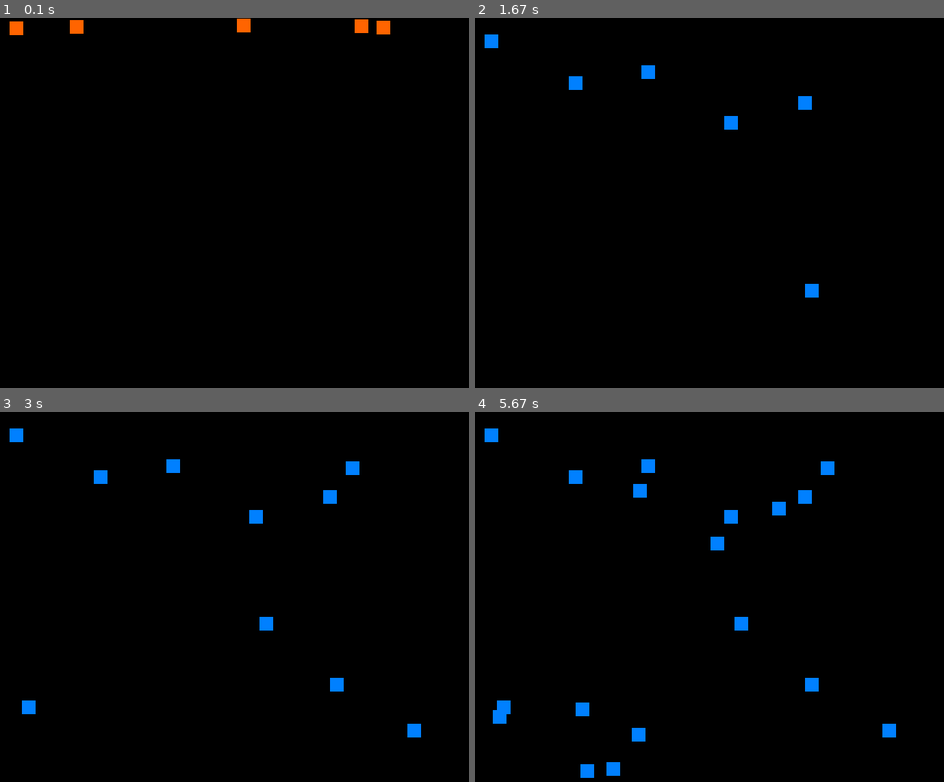
Above: before the commit, frames 1-4 (two rows, left to right).
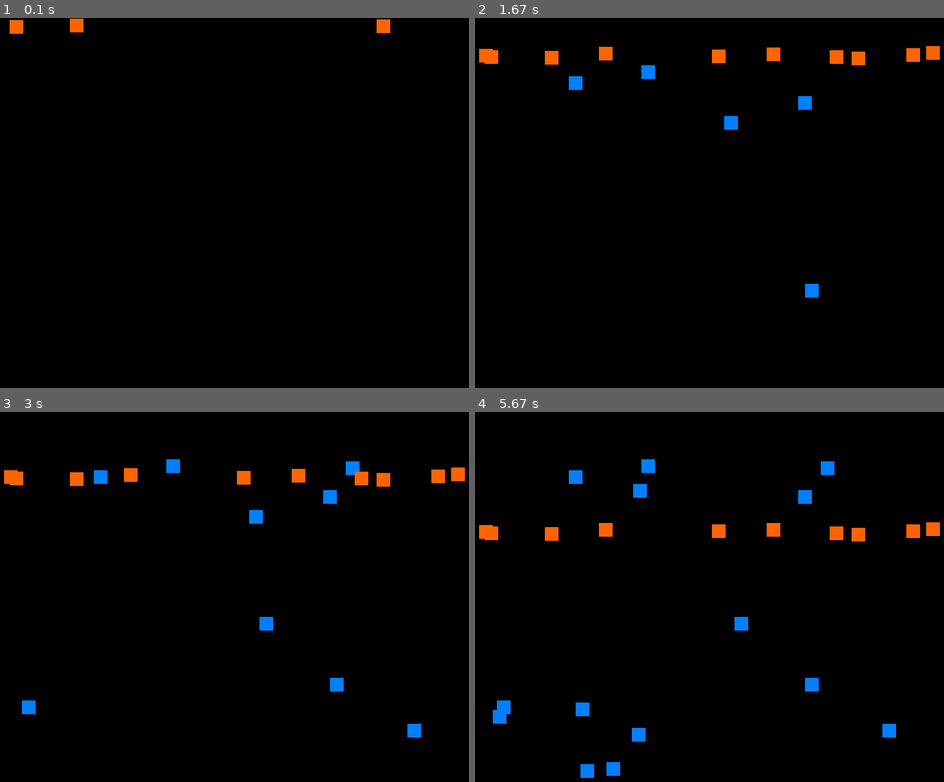
Above: after the commit, the same moments.

Repository: kieranjmartin/pygamexplore
Game: pygame game, started from tower.py
The game is run twice, just before and just after one commit, with the same random seed, the same clock (stepped at 60 frames per second) and the same inputs.
Inputs (mouse positions are in pixels of both pictures, inside the frame that each line leads up to):
- Up to frame 1 (0.1 s): no input
- Up to frame 2 (1.67 s): press the mouse at (484, 32) at 0.37 s; move the mouse to (639, 66) at 0.47 s; release the mouse at (798, 95) at 0.6 s; click (803, 284) at 0.72 s; click (723, 114) at 1.05 s; click (568, 77) at 1.38 s
- Up to frame 3 (3 s): click (257, 615) at 1.72 s; click (408, 722) at 2.05 s; click (23, 700) at 2.38 s; click (347, 460) at 2.72 s
- Up to frame 4 (5.67 s): click (634, 482) at 3.05 s; click (606, 763) at 3.38 s; click (493, 711) at 3.72 s; click (770, 500) at 4.05 s; click (578, 763) at 4.38 s; click (629, 726) at 4.72 s; click (573, 704) at 5.05 s; click (709, 537) at 5.38 s

The runs differ from the first frame. In frame 1, 0.3% of the frame differs, in the area x 2-84%, y 0-5%; in frame 2, 1.1%; in frame 3, 1.1%; in frame 4, 1.4%, in the area x 0-100%, y 4-38%.

Commit message:
fix attacker and tower overlap and speed issue

Diff:
--- a/tower.py
+++ b/tower.py
@@ -27,8 +27,8 @@
         for choice in targets:
             if math.sqrt((choice.xloc - self.xloc)**2  + (choice.yloc - self.yloc)**2) <= self.range:
                 choice.health = choice.health - self.power
-                if choice.health > 0:
-                    targ_return.append(choice)
+            if choice.health > 0:
+               targ_return.append(choice)
         return targ_return
 
 class attackers(graphical_object):
@@ -41,13 +41,16 @@
         if len(targets) == 0:
             self.yloc = self.yloc + self.velocity
         else:
+            flag = 0
             for choice in targets:
-                if (choice.xloc <= self.xloc) and ((choice.xloc + choice.xsize) >= self.xloc) and (self.yloc >= choice.yloc) and self.yloc <= (choice.yloc + choice.ysize):
+                if (choice.xloc <= (self.xloc+self.xsize)) and ((choice.xloc + choice.xsize) >= self.xloc) and ((self.yloc+self.ysize) >= choice.yloc) and (self.yloc+self.ysize) <= (choice.yloc + choice.ysize):
                     choice.health = choice.health - self.power
-                else:
-                    self.yloc = self.yloc + self.velocity
+                    flag = 1
                 if choice.health > 0:
                     targ_return.append(choice)
+            if flag == 0:
+               self.yloc = self.yloc + self.velocity
+
         return [self, targ_return]
 
 import pygame
@@ -66,25 +69,25 @@
         for event in pygame.event.get():
                 if event.type == pygame.QUIT:
                         done = True
-                if  pygame.mouse.get_pressed()[0]:
-                    loc = pygame.mouse.get_pos()
-                    towers.append(tower(loc[0], loc[1],
-                                  20,20))
-                if len(listofattackers) < 10:
-                    rand_xloc = numpy.random.randint(xmax)
-                    listofattackers.append(attackers(rand_xloc, 0,
-                                                     20, 20))
-                for shooters in towers:
-                    listofattackers = shooters.shoot(listofattackers)
-                for army in listofattackers:
-                    newvalues = army.move(towers)
-                    army = newvalues[0]
-                    towers = newvalues[1]
-                screen.fill((0, 0, 0))
-                for instance in towers:
-                    instance.draw(screen)
-                for instance in listofattackers:
-                    instance.draw(screen)
+        if  pygame.mouse.get_pressed()[0]:
+            loc = pygame.mouse.get_pos()
+            towers.append(tower(loc[0], loc[1],
+                          20,20))
+        if len(listofattackers) < 10:
+            rand_xloc = numpy.random.randint(xmax)
+            listofattackers.append(attackers(rand_xloc, 0,
+                                             20, 20))
+        for shooters in towers:
+            listofattackers = shooters.shoot(listofattackers)
+        for army in listofattackers:
+            newvalues = army.move(towers)
+            army = newvalues[0]
+            towers = newvalues[1]
+        screen.fill((0, 0, 0))
+        for instance in towers:
+            instance.draw(screen)
+        for instance in listofattackers:
+            instance.draw(screen)
 
         pygame.display.flip()
-        clock.tick(60)
+        clock.tick(30)
